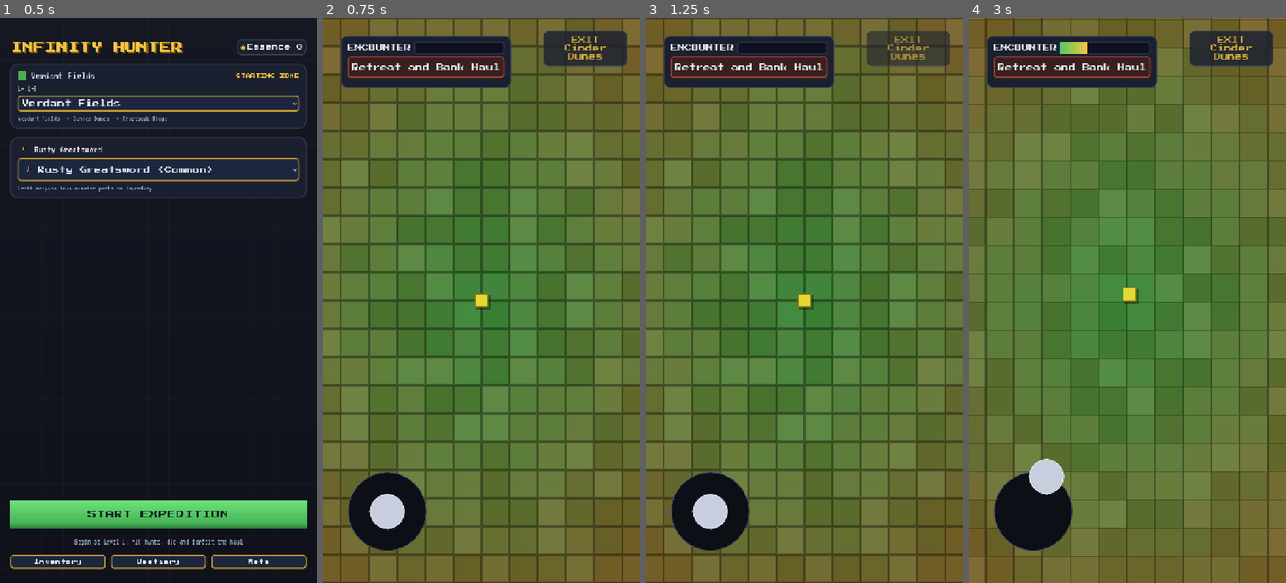
Above: before the commit, frames 1-4 (left to right).
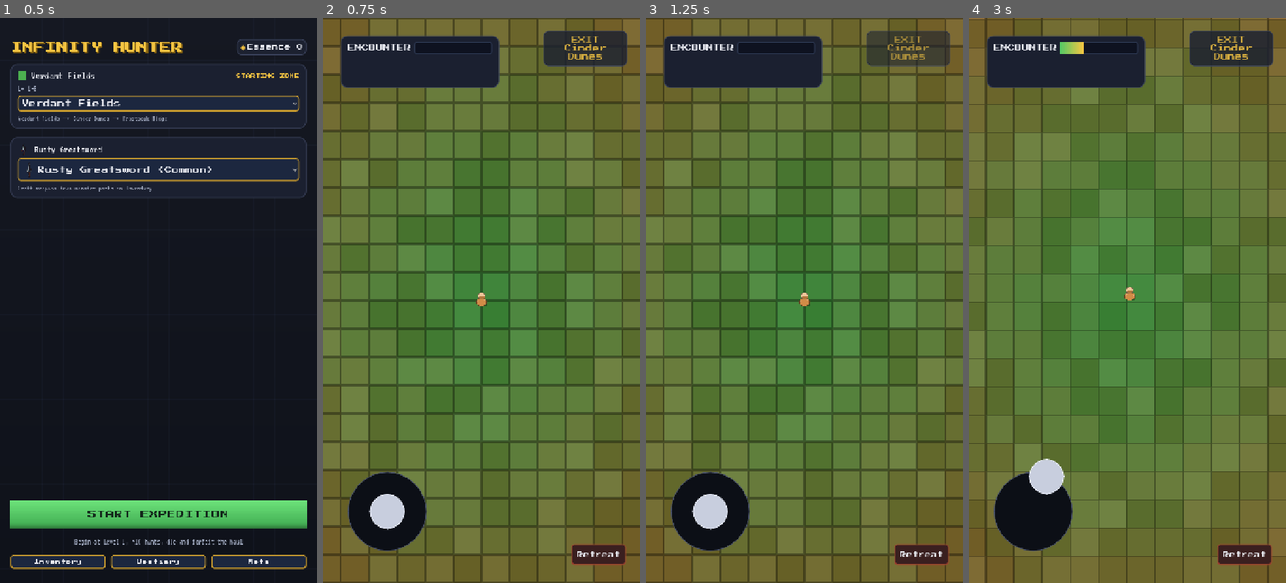
Above: after the commit, the same moments.

Repository: taigamura/infinity-hunter
Game: Godot game, scene res://src/ui/launch/launch_screen.tscn
The game is run twice, just before and just after one commit, with the same random seed, the same clock (stepped at 60 frames per second) and the same inputs.
Inputs (mouse positions are in pixels of both pictures, inside the frame that each line leads up to):
- Up to frame 1 (0.5 s): no input
- Up to frame 2 (0.75 s): click "START EXPEDITION" at 0.5 s
- Up to frame 3 (1.25 s): no input
- Up to frame 4 (3 s): click "Retreat and Bank Haul" (after the commit: "Retreat") at 1.25 s; click "START EXPEDITION" at 2 s; tap Enter at 2.75 s; drag from (1032, 509) to (1159, 176) at 2.77 s

Frame 1 is identical in both runs. In frame 2, 3.0% of the frame differs, in the area x 7-96%, y 3-97%; in frame 3, 3.0%; in frame 4, 3.0%.

Commit message:
Overworld polish + CONTEXT sync
Replace the debug yellow-square player with a procedurally-drawn top-down
hunter (shadow, tunic, head facing-cue), and move the wide red 'Retreat and
Bank Haul' bar out of the top panel to a compact 'Retreat' button anchored
bottom-right (mirrors the joystick), so it no longer crowds the encounter
gauge or invites accidental taps. Update CONTEXT.md for this release pass:
authoritative reflex-outcome combat, starter weapon + persisted zone unlocks,
save v3, navy-themed menu screens, and weapon-class differentiation now live.

Co-Authored-By: Claude Opus 4.8 <noreply@anthropic.com>
Claude-Session: https://claude.ai/code/session_01ApiXsVw99SQkxqZhW9LTLS

Diff:
--- a/src/ui/overworld/overworld_screen.gd
+++ b/src/ui/overworld/overworld_screen.gd
@@ -160,31 +160,81 @@
 		return
 	hot_strip_label.visible = index >= int(ceili(_tier_ids.size() / 2.0))
 
-# Placeholder programmer-art marker (bordered square + drop shadow, both
-# baked into the texture) so the character reads against the tilemap without
-# a hand-authored sprite asset.
+# Procedural top-down hunter sprite: a drop shadow blob, a rounded cloak-
+# colored body/torso with a darker outline (so it pops against the green
+# field tiles), a skin-tone head offset toward the top edge for a simple
+# facing cue, and a small hood shading the back of the head. Everything is
+# baked into one ImageTexture — no external art asset — so this stays a
+# self-contained placeholder that's easy to iterate on in code.
 func _build_character_sprite() -> void:
-	const BODY_SIZE := 32
-	const PAD := 8
-	const SHADOW_OFFSET := 4
-	const BORDER := 2
-	var canvas := BODY_SIZE + PAD * 2
-	var img := Image.create(canvas, canvas, false, Image.FORMAT_RGBA8)
+	const CANVAS := 48
+	var img := Image.create(CANVAS, CANVAS, false, Image.FORMAT_RGBA8)
 	img.fill(Color(0, 0, 0, 0))
 
-	var body_color := Color(0.9, 0.85, 0.2)
-	var border_color := body_color.darkened(0.45)
-	var shadow_color := Color(0, 0, 0, 0.35)
-
-	for x in range(BODY_SIZE):
-		for y in range(BODY_SIZE):
-			img.set_pixel(PAD + SHADOW_OFFSET + x, PAD + SHADOW_OFFSET + y, shadow_color)
-	for x in range(BODY_SIZE):
-		for y in range(BODY_SIZE):
-			var is_border := x < BORDER or y < BORDER or x >= BODY_SIZE - BORDER or y >= BODY_SIZE - BORDER
-			img.set_pixel(PAD + x, PAD + y, border_color if is_border else body_color)
+	var center := Vector2(CANVAS / 2.0, CANVAS / 2.0)
+
+	# Soft drop shadow, offset down-right and slightly below the body so the
+	# figure reads as standing on the tile rather than floating on it.
+	var shadow_color := Color(0, 0, 0, 0.32)
+	_draw_filled_ellipse(img, center + Vector2(2, 9), Vector2(11, 5), shadow_color)
+
+	# Cloak/tunic body: a warm tan that stands out against the green field,
+	# outlined a shade darker so it pops on any tier's tile color.
+	var body_color := Color(0.82, 0.55, 0.28)
+	var body_outline := body_color.darkened(0.5)
+	var body_center := center + Vector2(0, 4)
+	var body_radius := Vector2(11, 9)
+	_draw_filled_ellipse(img, body_center, body_radius + Vector2(1, 1), body_outline)
+	_draw_filled_ellipse(img, body_center, body_radius, body_color)
+
+	# Head: skin-tone circle offset toward the top of the canvas so the
+	# figure reads as facing "up"/forward rather than symmetric top-down.
+	var head_color := Color(0.94, 0.78, 0.6)
+	var head_outline := head_color.darkened(0.45)
+	var head_center := center + Vector2(0, -10)
+	var head_radius := 7.0
+	_draw_filled_circle(img, head_center, head_radius + 1.0, head_outline)
+	_draw_filled_circle(img, head_center, head_radius, head_color)
+
+	# Small hood/cap shading the back (lower half) of the head in the body
+	# color, reinforcing the forward-facing read without hiding the face.
+	for x in range(CANVAS):
+		for y in range(CANVAS):
+			var p := Vector2(x, y) - head_center
+			if p.length() <= head_radius and p.y > -1.0:
+				img.set_pixel(x, y, body_color.darkened(0.15))
+
+	# Lighter front edge on the body (a thin highlight along its top rim)
+	# so the sprite has an obvious "front" even at a glance.
+	var highlight := body_color.lightened(0.25)
+	for angle_deg in range(200, 341, 4):
+		var rad := deg_to_rad(float(angle_deg))
+		var px := int(round(body_center.x + cos(rad) * (body_radius.x - 1.5)))
+		var py := int(round(body_center.y + sin(rad) * (body_radius.y - 1.5)))
+		if px >= 0 and px < CANVAS and py >= 0 and py < CANVAS:
+			img.set_pixel(px, py, highlight)
 
 	character_sprite.texture = ImageTexture.create_from_image(img)
+
+# Fills an axis-aligned ellipse centered at `center` with the given radii
+# (in pixels), used for the body and drop shadow.
+func _draw_filled_ellipse(img: Image, center: Vector2, radii: Vector2, color: Color) -> void:
+	var min_x := int(floor(center.x - radii.x))
+	var max_x := int(ceil(center.x + radii.x))
+	var min_y := int(floor(center.y - radii.y))
+	var max_y := int(ceil(center.y + radii.y))
+	for x in range(min_x, max_x + 1):
+		for y in range(min_y, max_y + 1):
+			if x < 0 or y < 0 or x >= img.get_width() or y >= img.get_height():
+				continue
+			var dx := (x + 0.5 - center.x) / radii.x
+			var dy := (y + 0.5 - center.y) / radii.y
+			if dx * dx + dy * dy <= 1.0:
+				img.set_pixel(x, y, color)
+
+# Fills a circle of the given radius centered at `center`, used for the head.
+func _draw_filled_circle(img: Image, center: Vector2, radius: float, color: Color) -> void:
+	_draw_filled_ellipse(img, center, Vector2(radius, radius), color)
 
 func _physics_process(delta: float) -> void:
 	if GameState.current_run == null or _combat_active:
--- a/src/ui/overworld/overworld_screen.tscn
+++ b/src/ui/overworld/overworld_screen.tscn
@@ -94,14 +94,6 @@
 custom_minimum_size = Vector2(0, 28)
 show_percentage = false
 
-[node name="RetreatButton" type="Button" parent="UI/TopPanel/TopVBox"]
-unique_name_in_owner = true
-layout_mode = 2
-custom_minimum_size = Vector2(0, 48)
-theme_type_variation = &"RetreatButton"
-theme_override_font_sizes/font_size = 16
-text = "Retreat and Bank Haul"
-
 [node name="HotStripLabel" type="Label" parent="UI"]
 unique_name_in_owner = true
 visible = false
@@ -134,6 +126,23 @@
 autowrap_mode = 2
 text = "EXIT"
 
+[node name="RetreatButton" type="Button" parent="UI"]
+unique_name_in_owner = true
+anchors_preset = 3
+anchor_left = 1.0
+anchor_top = 1.0
+anchor_right = 1.0
+anchor_bottom = 1.0
+offset_left = -156.0
+offset_top = -88.0
+offset_right = -32.0
+offset_bottom = -40.0
+grow_horizontal = 0
+grow_vertical = 0
+theme_type_variation = &"RetreatButton"
+theme_override_font_sizes/font_size = 14
+text = "Retreat"
+
 [node name="Joystick" type="Control" parent="UI"]
 unique_name_in_owner = true
 anchors_preset = 2
Not shown, changed: CONTEXT.md
